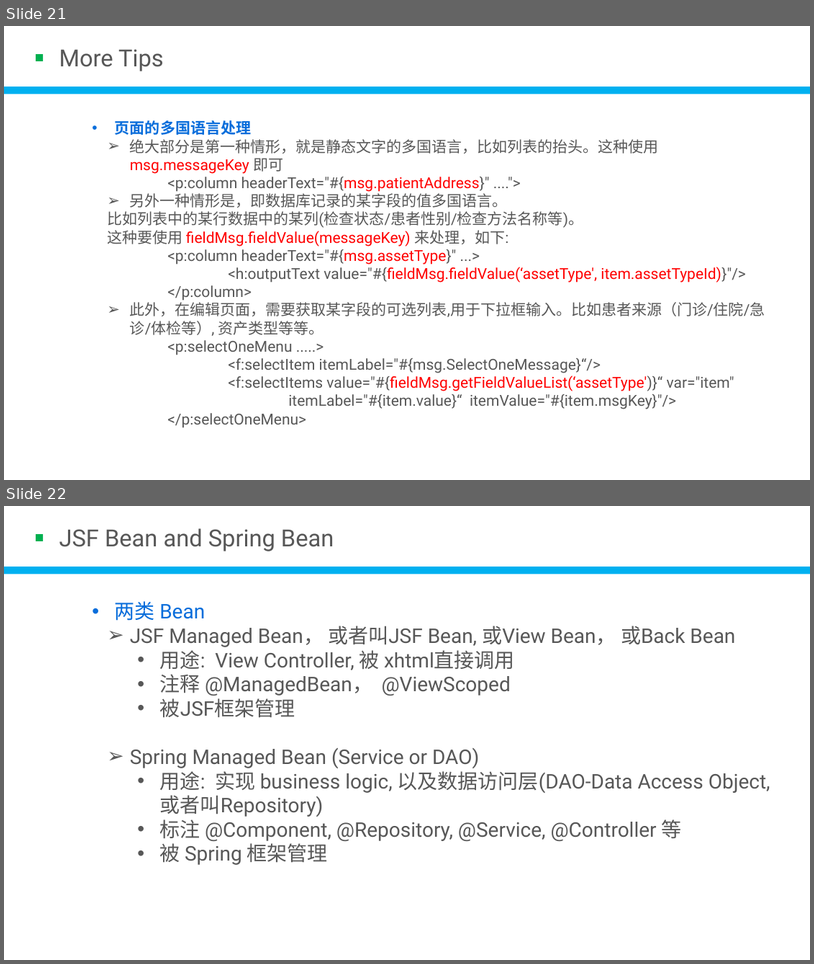
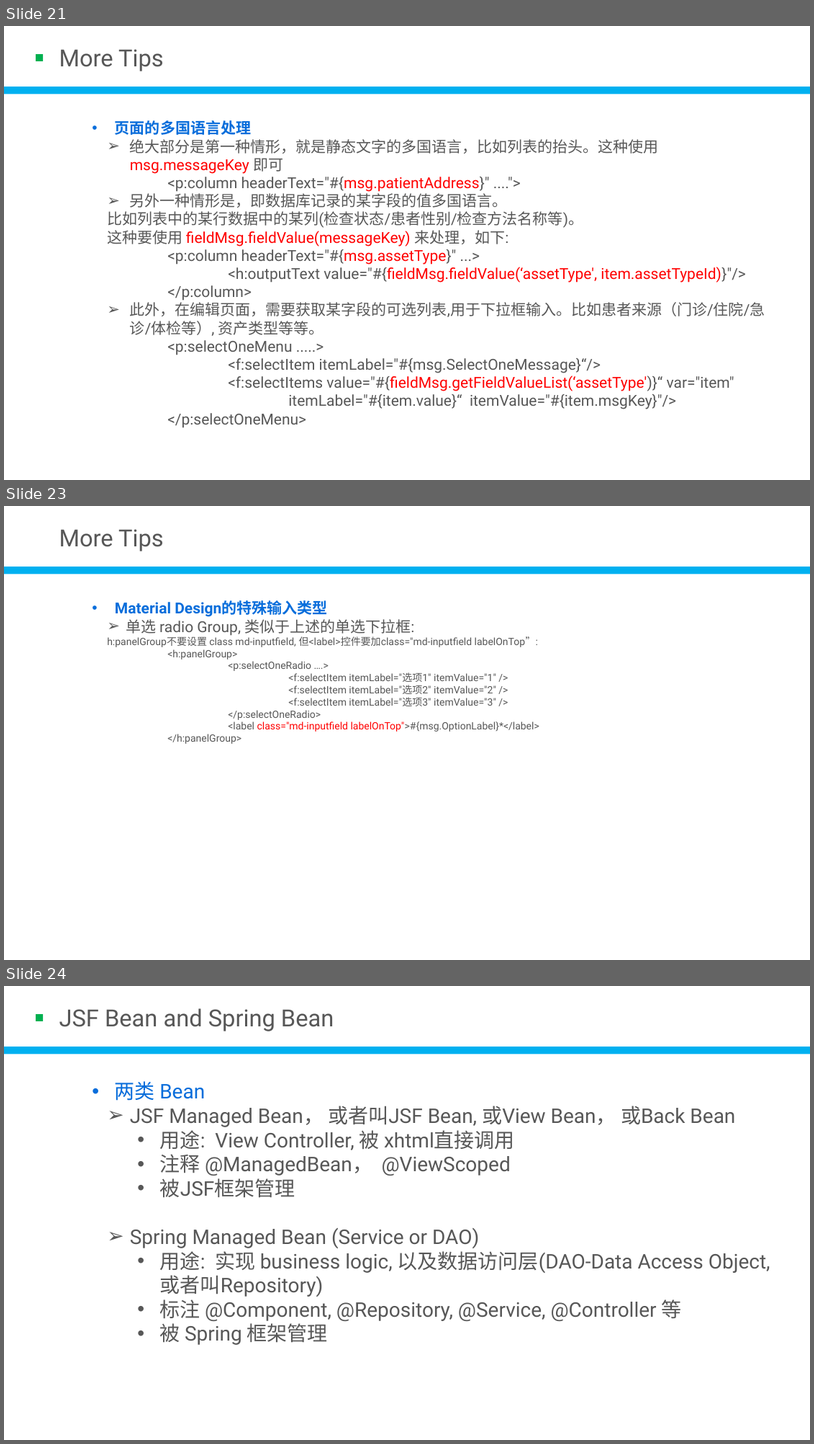
Before and after one commit to devhotmail/APMHome, a slide deck: Document/WebAppFrameworkDev.pptx. Shown one above the other, each under a label of ours: slides 21 and 22 before the commit, slides 21, 23 and 24 after it; the slides between them are not shown. The pictures are 814x964 and 814x1444 pixels, drawn with LibreOffice and Linux fonts; fonts in the diff are those of the drawing; background and template pictures are left out. Boxes give left, top, right and bottom in pixels: in the first picture for what was removed or moved away, otherwise in the second. Text is boxed around its words. In the diff, an @@ line names an element or a change of style, - is before the commit and + after.

```diff
--- a/Document/WebAppFrameworkDev.pptx
+++ b/Document/WebAppFrameworkDev.pptx
@@ slide 23 added at (4,506,810,960), background #C7EDCC @@
@@ text added at (59,529,164,551), 28 pt, text #575757 @@
+More Tips
@@ rectangle added at (4,566,810,574), fill #00B0F0 @@
@@ text added at (107,600,540,744), 12 pt, text #575757 @@
+• Material Design的特殊输入类型
+    ➢ 单选 radio Group, 类似于上述的单选下拉框:
+    h:panelGroup不要设置 class md-inputfield, 但<label>控件要加class="md-inputfield labelOnTop”:
+        <h:panelGroup>
+        <p:selectOneRadio ….>
+        <f:selectItem itemLabel="选项1" itemValue="1" />
+        <f:selectItem itemLabel="选项2" itemValue="2" />
+        <f:selectItem itemLabel="选项3" itemValue="3" />
+        </p:selectOneRadio>
+        <label class="md-inputfield labelOnTop">#{msg.OptionLabel}*</label>
+        </h:panelGroup>
@@ what was slide 22 is now slide 24 @@
```
Also in this commit, not shown: 1 other slide added.
